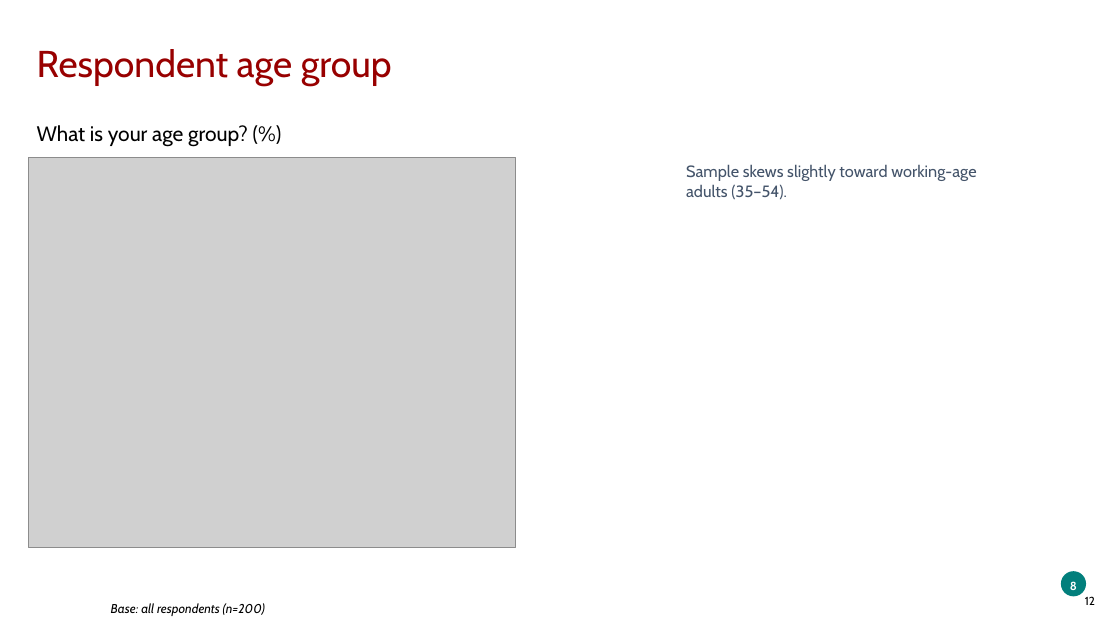
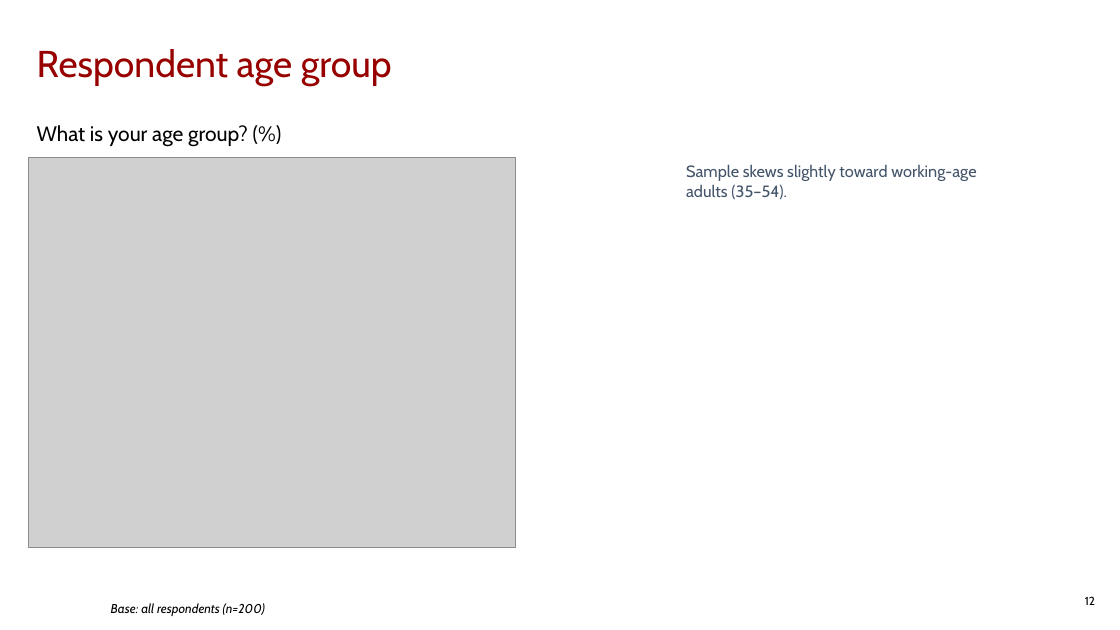
Before and after one commit to ThomasB4242/Test-1, a slide deck: slide 12 of sample_data/output.pptx. Drawn at 1120x630 pixels with LibreOffice and Linux fonts; fonts in the diff are those of the drawing; grey boxes stand for pictures; background and template pictures are left out. Boxes give left, top, right and bottom in pixels: in the first picture for what was removed or moved away, otherwise in the second. Text is boxed around its words. In the diff, an @@ line names an element or a change of style, - is before the commit and + after.

```diff
--- a/sample_data/output.pptx
+++ b/sample_data/output.pptx
@@ ellipse removed at [1061,571,1086,597] @@
@@ text removed at [1070,581,1077,590] @@
-8
```
Also in this commit, not shown: 7 other slides changed, 2 other files.
